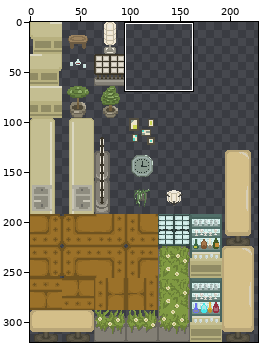
Sprite sheet: src/Assets/Environment/Assets/Tilemap/tilemap.png. Above, an overview of the earlier version with the close-up marked.
Close-up. First the earlier version:
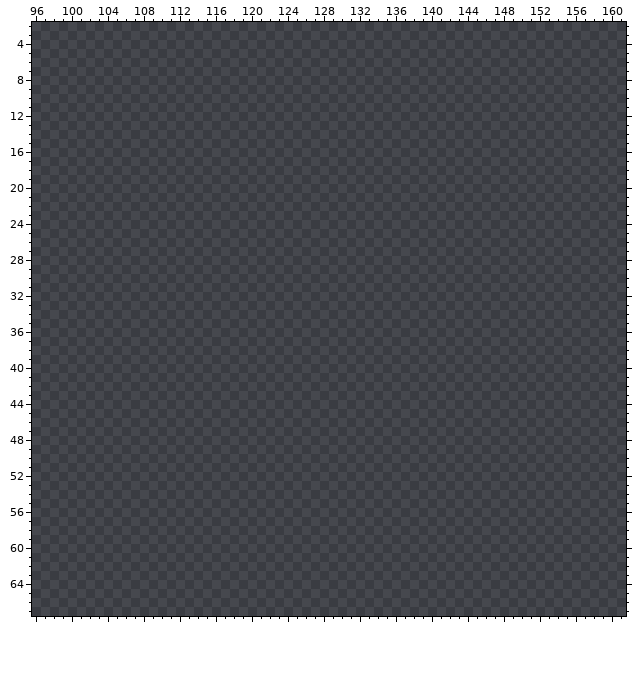
The file is 320x320 pixels. Colours within 5 levels of each other are drawn and written as one. Shown: x 96..161, y 2..67. The wide view leaves out empty margins.
Now the later version:
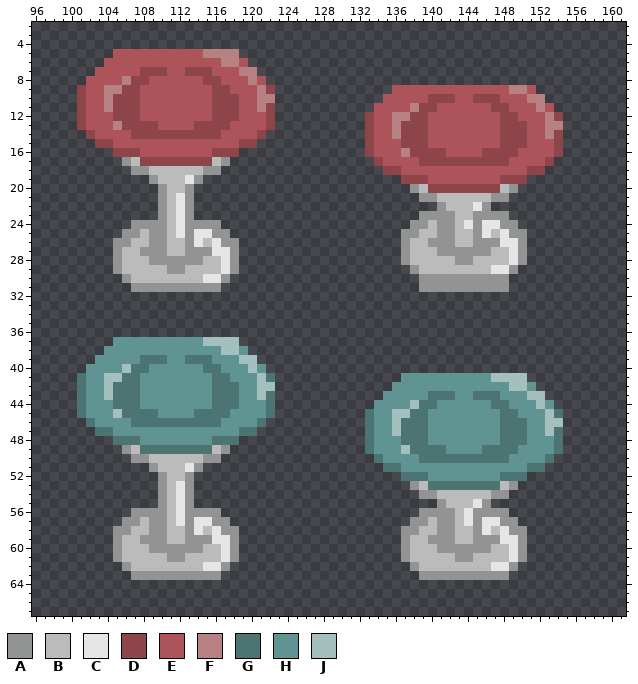
Palette (. is transparent): A #929494  B #bbbbbb  C #e6e6e6  D #8d454a  E #ad545a  F #b78184  G #4c7473  H #609492  J #a3c0bf
From the commit log: bar chair designs added
Edits made:
y 5: x 105..118 .............. -> EEEEEEEEEEFFFF
y 6: x 104..119 ................ -> EEEEEEEEEEEEEFFE
y 7: x 103..120 .................. -> EEEEEDDDEEDDDEEEFF
y 8: x 102..121 .................... -> EEEEFDDEEEEEEDDEEEFE
y 9: x 101..122 ...................... -> DEEFFDDEEEEEEEEDDEEEFD; x 136..151 ................ -> EEEEEEEEEEEEEFFE
y 10: x 101..122 ...................... -> DEEFDDDEEEEEEEEDDDEEFF; x 135..152 .................. -> EEEEEDDDEEDDDEEEFF
y 11: x 101..122 ...................... -> DEEFDDDEEEEEEEEDDDEEFD; x 134..153 .................... -> EEEEFDDEEEEEEDDEEEFE
y 12: x 101..122 ...................... -> DEEEDDDEEEEEEEEDDDEEED; x 133..154 ...................... -> DEEFFDDEEEEEEEEDDEEEFD
y 13: x 101..122 ...................... -> DEEEFDDDDEEEEDDDDEEEED; x 133..154 ...................... -> DEEFDDDEEEEEEEEDDDEEFF
y 14: x 102..121 .................... -> DEEEEDDDDDDDDDDEEEED; x 133..154 ...................... -> DEEFDDDEEEEEEEEDDDEEFD
y 15: x 103..120 .................. -> DDEEEEEEEEEEEEEEDD; x 133..154 ...................... -> DEEEDDDEEEEEEEEDDDEEED
y 16: x 105..118 .............. -> DDDEEEEEEEEDDD; x 133..154 ...................... -> DEEEFDDDDEEEEDDDDEEEED
y 17: x 106..117 ............ -> ABDDDDDDDDBA; x 134..153 .................... -> DEEEEDDDDDDDDDDEEEED
y 18: x 107..116 .......... -> AABBBBBBAA; x 135..152 .................. -> DDEEEEEEEEEEEEEEDD
y 19: x 109..114 ...... -> ABBBCA; x 137..150 .............. -> DDDEEEEEEEEDDD
y 20: x 110..113 .... -> ABBA; x 138..149 ............ -> ABDDDDDDDDBA
y 21: x 110..113 .... -> ABCA; x 139..148 .......... -> AABBBBBBAA
y 22: x 110..113 .... -> ABCA; x 141..146 ...... -> ABBBCA
y 23: x 110..113 .... -> ABCA; x 139..148 .......... -> AAAABBAAAA
y 24: x 107..116 .......... -> AAAABCAAAA; x 138..149 ............ -> AABAABCACCAA
y 25: x 106..117 ............ -> AABAABCACCAA; x 137..150 .............. -> AABBAABBACBCAA
y 26: x 105..118 .............. -> AABBAABBACBCAA; x 137..150 .............. -> ABBAAABBAAACCA
y 27: x 105..118 .............. -> ABBAAABBAAACCA; x 137..150 .............. -> ABBBAAAAAABBCA
y 28: x 105..118 .............. -> ABBBAAAAAABBCA; x 137..150 .............. -> ABBBBBAABBBBCA
y 29: x 105..118 .............. -> ABBBBBAABBBBCA; x 138..149 ............ -> ABBBBBBBBCCA
y 30: x 106..117 ............ -> ABBBBBBBBCCA; x 139..148 .......... -> AAAAAAAAAA
y 31: x 107..116 .......... -> AAAAAAAAAA; x 139..148 .......... -> AAAAAAAAAA
y 37: x 105..118 .............. -> HHHHHHHHHHJJJJ
y 38: x 104..119 ................ -> HHHHHHHHHHHHHJJH
y 39: x 103..120 .................. -> HHHHHGGGHHGGGHHHJJ
y 40: x 102..121 .................... -> HHHHJGGHHHHHHGGHHHJH
y 41: x 101..122 ...................... -> GHHJJGGHHHHHHHHGGHHHJG; x 137..150 .............. -> HHHHHHHHHHJJJJ
y 42: x 101..122 ...................... -> GHHJGGGHHHHHHHHGGGHHJJ; x 136..151 ................ -> HHHHHHHHHHHHHJJH
y 43: x 101..122 ...................... -> GHHJGGGHHHHHHHHGGGHHJG; x 135..152 .................. -> HHHHHGGGHHGGGHHHJJ
y 44: x 101..122 ...................... -> GHHHGGGHHHHHHHHGGGHHHG; x 134..153 .................... -> HHHHJGGHHHHHHGGHHHJH
y 45: x 101..122 ...................... -> GHHHJGGGGHHHHGGGGHHHHG; x 133..154 ...................... -> GHHJJGGHHHHHHHHGGHHHJG
y 46: x 102..121 .................... -> GHHHHGGGGGGGGGGHHHHG; x 133..154 ...................... -> GHHJGGGHHHHHHHHGGGHHJJ
y 47: x 103..120 .................. -> GGHHHHHHHHHHHHHHGG; x 133..154 ...................... -> GHHJGGGHHHHHHHHGGGHHJG
y 48: x 105..118 .............. -> GGGHHHHHHHHGGG; x 133..154 ...................... -> GHHHGGGHHHHHHHHGGGHHHG
y 49: x 106..117 ............ -> ABGGGGGGGGBA; x 133..154 ...................... -> GHHHJGGGGHHHHGGGGHHHHG
y 50: x 107..116 .......... -> AABBBBBBAA; x 134..153 .................... -> GHHHHGGGGGGGGGGHHHHG
y 51: x 109..114 ...... -> ABBBCA; x 135..152 .................. -> GGHHHHHHHHHHHHHHGG
y 52: x 110..113 .... -> ABBA; x 137..150 .............. -> GGGHHHHHHHHGGG
y 53: x 110..113 .... -> ABCA; x 138..149 ............ -> ABGGGGGGGGBA
y 54: x 110..113 .... -> ABCA; x 139..148 .......... -> AABBBBBBAA
y 55: x 110..113 .... -> ABCA; x 141..146 ...... -> ABBBCA
y 56: x 107..116 .......... -> AAAABCAAAA; x 139..148 .......... -> AAAABCAAAA
y 57: x 106..117 ............ -> AABAABCACCAA; x 138..149 ............ -> AABAABCACCAA
y 58: x 105..118 .............. -> AABBAABBACBCAA; x 137..150 .............. -> AABBAABBACBCAA
y 59: x 105..118 .............. -> ABBAAABBAAACCA; x 137..150 .............. -> ABBAAABBAAACCA
y 60: x 105..118 .............. -> ABBBAAAAAABBCA; x 137..150 .............. -> ABBBAAAAAABBCA
y 61: x 105..118 .............. -> ABBBBBAABBBBCA; x 137..150 .............. -> ABBBBBAABBBBCA
y 62: x 106..117 ............ -> ABBBBBBBBCCA; x 138..149 ............ -> ABBBBBBBBCCA
y 63: x 107..116 .......... -> AAAAAAAAAA; x 139..148 .......... -> AAAAAAAAAA
Boxes around the changes in both close-ups, in picture pixels (x1, y1, x2, y2):
added: (77, 49, 275, 292)
added: (365, 85, 563, 292)
added: (77, 337, 275, 580)
added: (365, 373, 563, 580)
